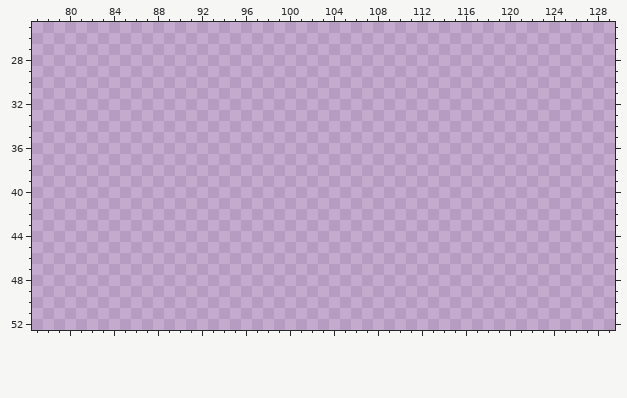
Pixel-art file -- src/concept/sprite/amadixgun2.aseprite. Above is the file before it was changed.
512x576 pixels, 1 frame. Pixels under 10% opacity are left out. Colours within 5 levels of each other are drawn and written as one. Shown: x 77..129, y 25..52.
New version:
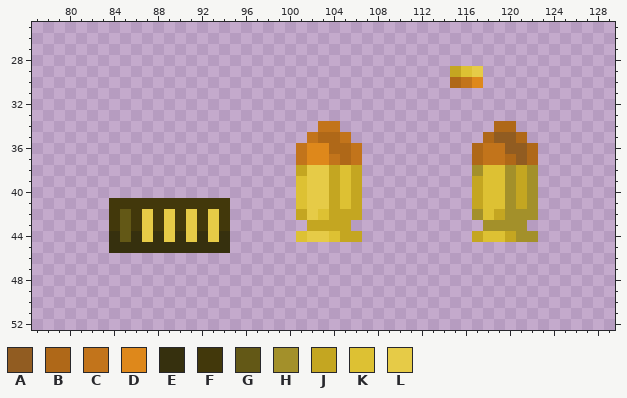
Palette (. is transparent): A #915c21  B #af6818  C #c2741b  D #de881b  E #36300e  F #42380b  G #635816  H #a3902a  J #c4a621  K #ddc133  L #e6cb47
From old to new:
Layer "base":
Colour A is added in row 35 at x 119 to 120; in row 36 at x 120 to 121; in row 37 at x 121.
Colour B is added in row 30 at x 115; in row 34 at x 119 to 120; in row 35 at x 103 to 104, 118 and 121; in row 36 at x 104 to 105, 117 and 122; in row 37 at x 105, 117, 120 and 122.
Colour C is added in row 30 at x 116; in row 34 at x 103 to 104; in row 35 at x 102 and 105; in row 36 at x 101, 106 and 118 to 119; in row 37 at x 101, 104, 106 and 118 to 119.
Colour D is added in row 30 at x 117; in rows 36 to 37 at x 102 to 103.
Colour E is added in row 44 at x 84, 86, 88, 90, 92 and 94; in row 45 at x 84 to 94.
Colour F is added in row 41 at x 84 to 94; in rows 42 to 43 at x 84, 86, 88, 90, 92 and 94.
Colour G is added in rows 42 to 44 at x 85.
Colour H is added in row 38 at x 117, 120 and 122; in rows 39 to 41 at x 120 and 122; in row 42 at x 117 and 120 to 122; in row 43 at x 118 to 121; in row 44 at x 121 to 122.
Colour J is added in row 29 at x 115; in row 38 at x 101, 104, 106 and 121; in rows 39 to 41 at x 104, 106, 117 and 121; in row 42 at x 101, 104 to 106 and 119; in row 43 at x 102 to 105; in row 44 at x 105 to 106, 117 and 120.
Colour K is added in row 29 at x 116; in row 38 at x 105 and 118 to 119; in rows 39 to 41 at x 101, 105 and 118 to 119; in row 42 at x 103 and 118; in row 44 at x 101, 104 and 118 to 119.
Colour L is added in row 29 at x 117; in rows 38 to 41 at x 102 to 103; in row 42 at x 87, 89, 91, 93 and 102; in row 43 at x 87, 89, 91 and 93; in row 44 at x 87, 89, 91, 93 and 102 to 103.
Boxes around the changes in both pictures, in picture pixels (x1, y1, x2, y2):
added: (450, 66, 483, 88)
added: (296, 121, 362, 242)
added: (472, 121, 538, 242)
added: (109, 198, 230, 253)
